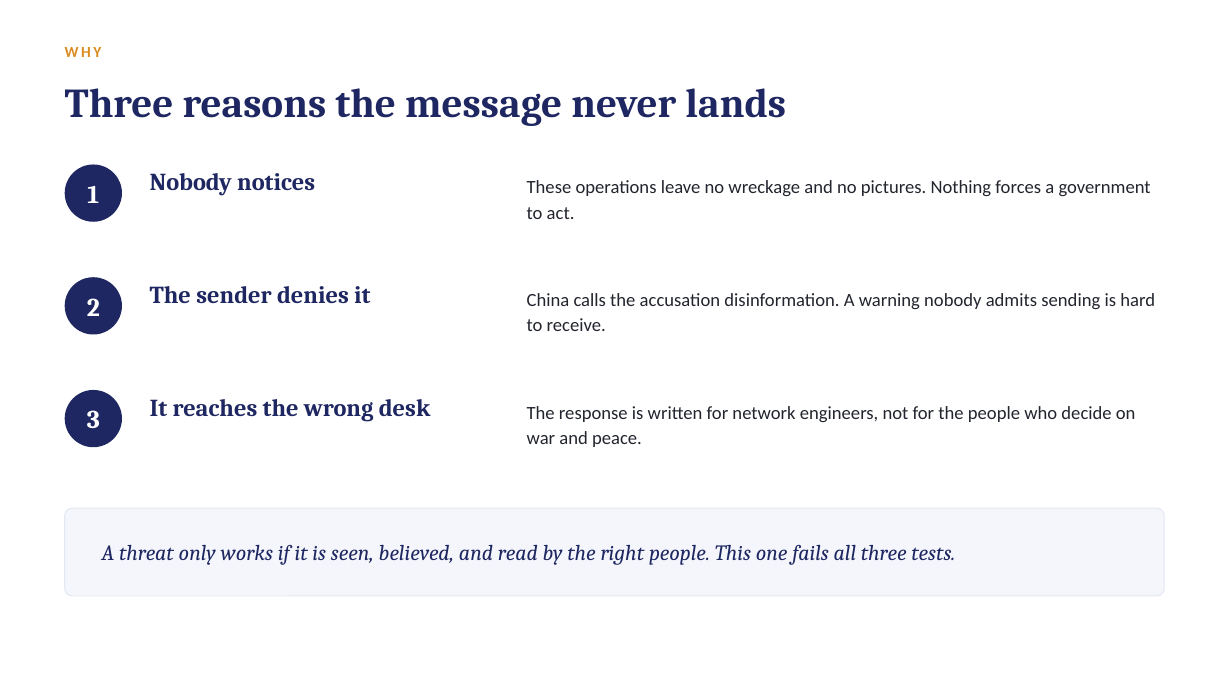
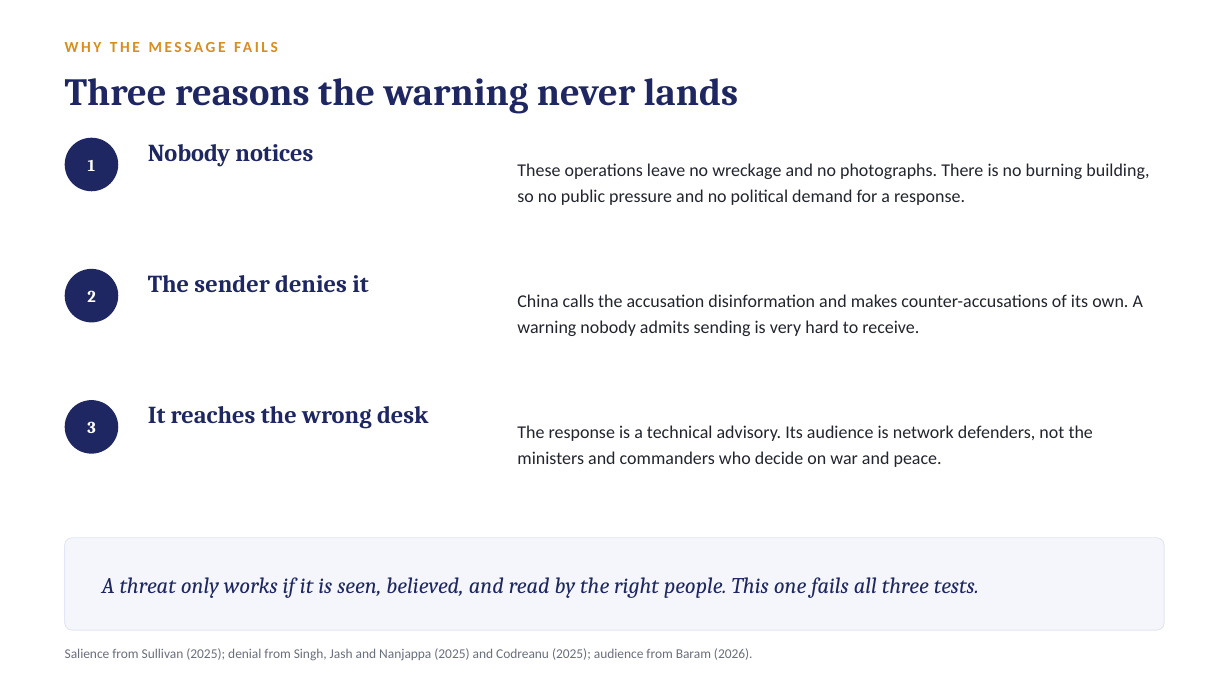
Before and after one commit to s9765fzsv8-cmyk/Claude, a slide deck: slide 7 of deck/price-of-patience.pptx (slide 5 before the commit). Drawn at 1232x693 pixels with LibreOffice and Linux fonts; fonts in the diff are those of the drawing. Boxes give left, top, right and bottom in pixels: in the first picture for what was removed or moved away, otherwise in the second. Text is boxed around its words. In the diff, an @@ line names an element or a change of style, - is before the commit and + after.

```diff
--- a/deck/price-of-patience.pptx
+++ b/deck/price-of-patience.pptx
@@ text at [65, 47, 102, 57]: text changed @@
-WHY
+WHY THE MESSAGE FAILS
@@ text at [65, 78, 738, 114]: text changed; size 32 to 30 pt @@
-Three reasons the message never lands
+Three reasons the warning never lands
@@ size 20 to 13 pt in 3 elements at [87, 421, 95, 433], [87, 290, 95, 302], [88, 160, 96, 171] @@
@@ text "1": place and size @@
-text "1" at [87, 186, 99, 203]
+text "1" at [88, 160, 96, 171]
@@ ellipse: place and size @@
-ellipse at [65, 165, 122, 222]
+ellipse at [65, 138, 118, 191]
@@ text "Nobody notices": place and size @@
-text "Nobody notices" at [150, 173, 315, 196]
+text "Nobody notices" at [148, 144, 313, 167]
@@ text at [517, 163, 1149, 205]: text changed; size 14.5 to 14 pt @@
-These operations leave no wreckage and no pictures. Nothing forces a government to act.
+These operations leave no wreckage and no photographs. There is no burning building, so no public pressure and no political demand for a response.
@@ text "2": place and size @@
-text "2" at [87, 298, 100, 316]
+text "2" at [87, 290, 95, 302]
@@ ellipse: place and size @@
-ellipse at [65, 277, 122, 335]
+ellipse at [65, 269, 118, 323]
@@ text "The sender denies it": place and size @@
-text "The sender denies it" at [150, 286, 370, 303]
+text "The sender denies it" at [148, 275, 368, 292]
@@ text at [517, 294, 1143, 336]: text changed; size 14.5 to 14 pt @@
-China calls the accusation disinformation. A warning nobody admits sending is hard to receive.
+China calls the accusation disinformation and makes counter-accusations of its own. A warning nobody admits sending is very hard to receive.
@@ text "3": place and size @@
-text "3" at [87, 410, 100, 428]
+text "3" at [87, 421, 95, 433]
@@ ellipse: place and size @@
-ellipse at [65, 390, 122, 447]
+ellipse at [65, 400, 118, 454]
@@ text "It reaches the wrong desk": place and size @@
-text "It reaches the wrong desk" at [150, 399, 430, 422]
+text "It reaches the wrong desk" at [148, 406, 428, 429]
@@ text at [517, 425, 1093, 467]: text changed; size 14.5 to 14 pt @@
-The response is written for network engineers, not for the people who decide on war and peace.
+The response is a technical advisory. Its audience is network defenders, not the ministers and commanders who decide on war and peace.
@@ rounded rectangle: place and size @@
-rounded rectangle at [65, 508, 1165, 596]
+rounded rectangle at [65, 538, 1165, 630]
@@ rounded rectangle at [65, 538, 1165, 630]: proportions changed @@
@@ text "A threat only works if ...": place and size @@
-text "A threat only works if ..." at [102, 545, 955, 565]
+text "A threat only works if ..." at [102, 577, 979, 598]
@@ text "A threat only works if ..." at [102, 577, 979, 598]: size 17 to 17.5 pt @@
@@ text added at [65, 648, 753, 661], 10.5 pt, text #6A6F7D @@
+Salience from Sullivan (2025); denial from Singh, Jash and Nanjappa (2025) and Codreanu (2025); audience from Baram (2026).
```
Also in this commit, not shown: 8 other slides changed, 3 slides added, 1 slide removed, 1 other file.
